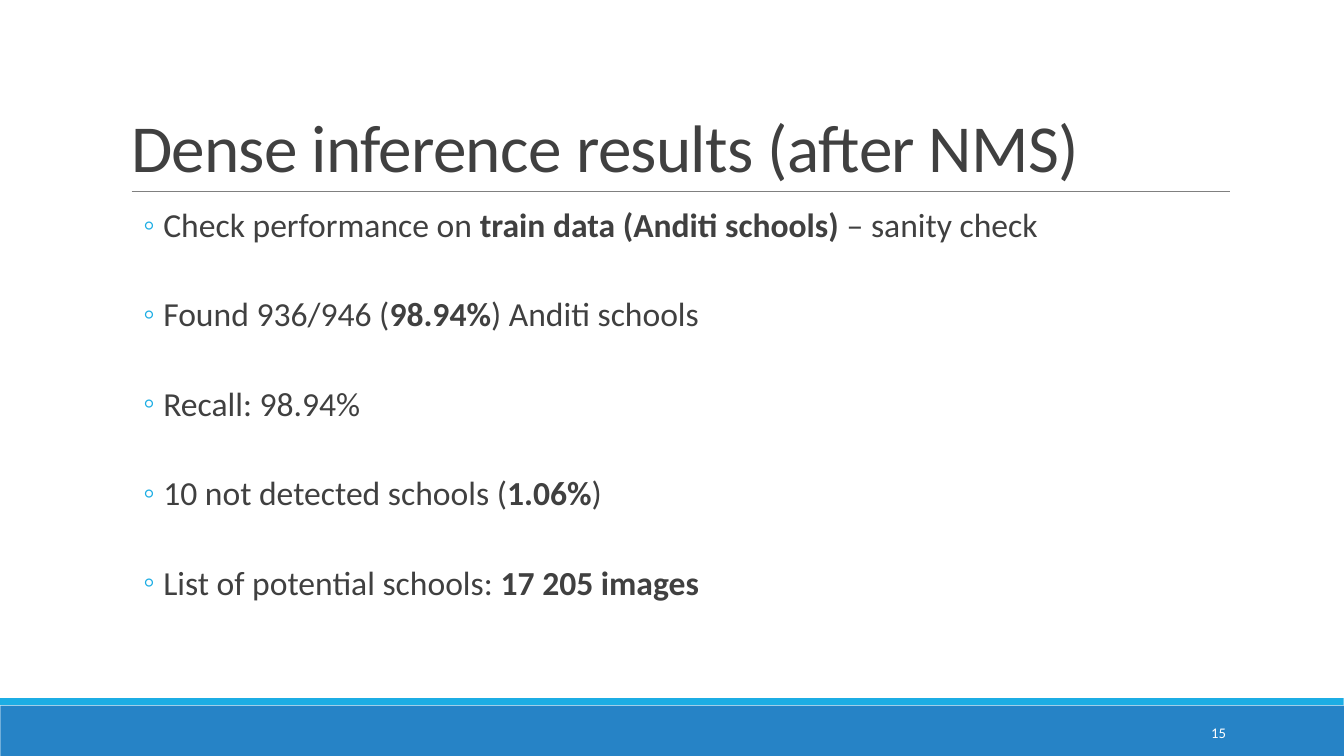
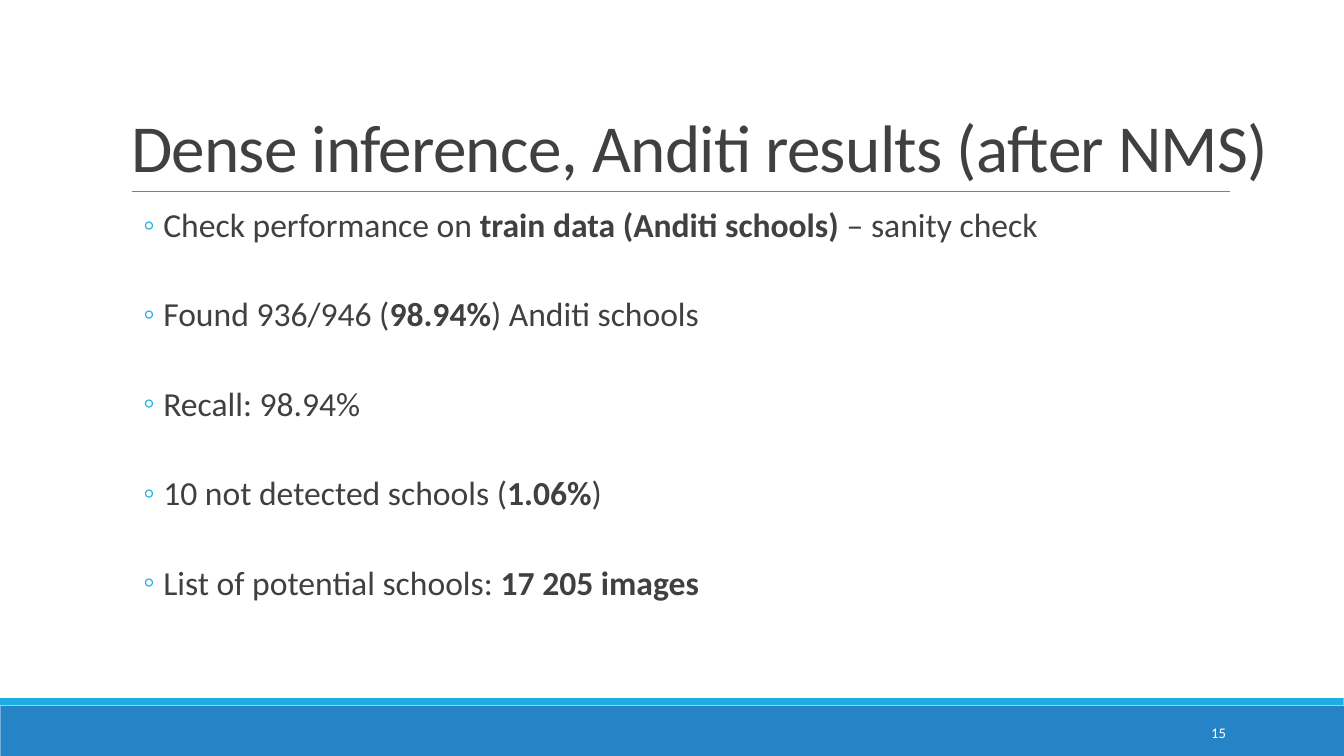
Before and after one commit to DomJamb/school_mapping, a slide deck: slide 15 of presentations/27.2/School mapping in ESRI imagery.pptx. Drawn at 1344x756 pixels with LibreOffice and Linux fonts; fonts in the diff are those of the drawing. Boxes give left, top, right and bottom in pixels: in the first picture for what was removed or moved away, otherwise in the second. Text is boxed around its words. In the diff, an @@ line names an element or a change of style, - is before the commit and + after.

```diff
--- a/presentations/27.2/School mapping in ESRI imagery.pptx
+++ b/presentations/27.2/School mapping in ESRI imagery.pptx
@@ title at (131,123,1268,181): text changed @@
-Dense inference results (after NMS)
+Dense inference, Anditi results (after NMS)
```
Also in this commit, not shown: 1 other slide changed, 1 slide added, 1 other file.
